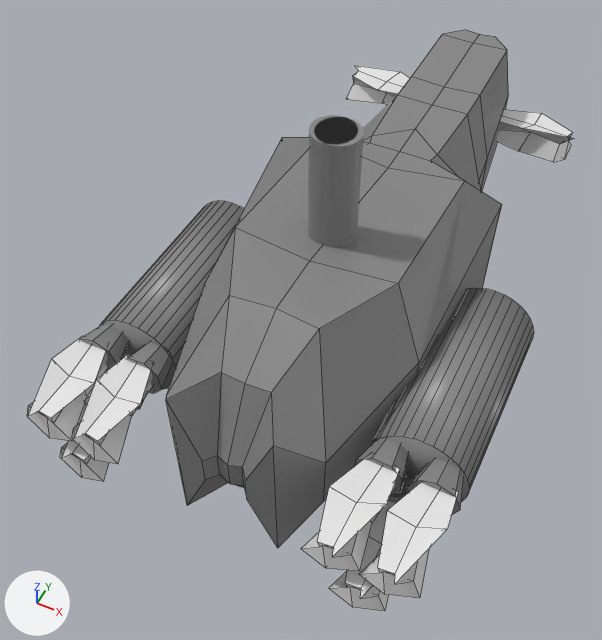
The FBX model Assets/Model/QuickShip.fbx as it was, and as the next commit left it.
Rendered twice from a camera (50 mm lens) standing at (1.59, -3.62, 4.39) and looking at (-0.21, -0.02, -0.12). The axes (+X, +Y, +Z) are drawn at lower left. The lights are the same throughout. Mesh edges are drawn as thin lines on the coarser meshes.

The scene before the commit, as lines of its bpy script (objects in view):
```python
me_cube_002 = bpy.data.meshes.new('Cube.002')
me_cube_002.from_pydata(...)  # 26 vertices, 24 faces; spans x -1.073..-0.38, y 2.547..2.926, z -0.096..0.19
me_cube_004 = bpy.data.meshes.new('Cube.004')
me_cube_004.from_pydata(...)  # 144 vertices, 80 faces; spans x -0.17..0.17, y -0.18..0.15, z -0.2..1.58
me_cube_004.materials.append(mat_material)  # grey #888888
me_cube_011 = bpy.data.meshes.new('Cube.011')
me_cube_011.from_pydata(...)  # 356 vertices, 258 faces; spans x -1.34..1.34, y -1.47..3.15, z -0.85..0.84
# faces by material slot: [226, 14, 4, 14]
me_cube_011.materials.append(mat_material)  # grey #888888
me_cube_011.materials.append(mat_material_001)  # orange #e7a55e
me_cube_011.materials.append(mat_material_002)  # cyan #75dee7
me_cube_011.materials.append(mat_dark_material)  # dark blue #181942
ob_cannon = bpy.data.objects.new('Cannon', me_cube_004)
ob_cannon.location = (0.0, 0.0, 0.0)
ob_frontright = bpy.data.objects.new('FrontRight', me_cube_002)
ob_frontright.location = (0.0, 0.0, 0.0)
ob_shipbody_001 = bpy.data.objects.new('ShipBody.001', me_cube_011)
ob_shipbody_001.location = (0.0, 0.0, 0.0)
# also in view: 'Back3' at (0.0, -1.38, 0.12); 'Back1' at (0.0, -1.39, -0.21); 'Back2' at (0.0, -1.39, 0.13); 'FrontLeft' at (0.69, 2.67, 0.05)
```
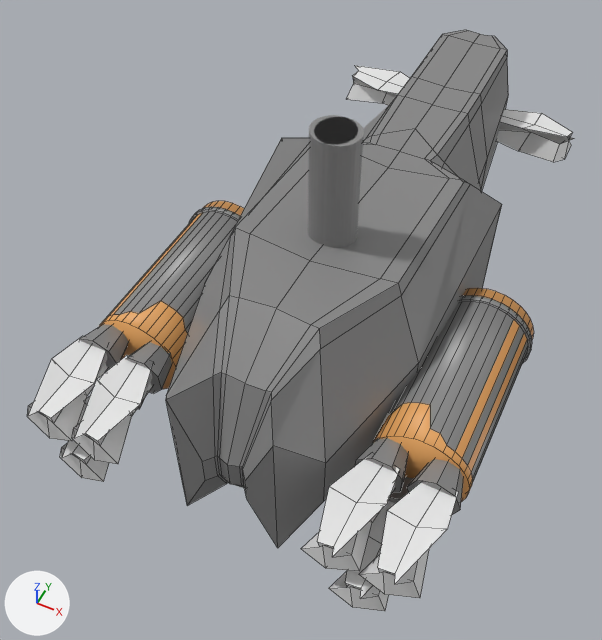
Where the change shows, as pixel boxes (x1, y1, x2, y2) in the pictures (602 x 640 px):
part 1 of me_cube_011, added
    after: (101, 30, 534, 506)
part 2 of me_cube_011, recoloured (grey to orange)
    both: (100, 320, 469, 502)

The change, as a diff of the scene's bpy script:
```diff
--- a/Assets/Model/QuickShip.fbx.py
+++ b/Assets/Model/QuickShip.fbx.py
@@ me_cube_011 @@
 # used by ob_shipbody_001; location = (0.0, 0.0, 0.0)
-me_cube_011.from_pydata(...)  # 356 vertices, 258 faces; spans x -1.34..1.34, y -1.47..3.15, z -0.85..0.84
+me_cube_011.from_pydata(...)  # 804 vertices, 701 faces; spans x -1.36..1.36, y -1.47..3.15, z -0.85..0.84
+# me_cube_011 part 1: 448 vertices added at x -1.36..1.36, y -1.41..3.14, z -0.85..0.84
+# me_cube_011 part 2: 8 faces spanning x -1.34..1.34, y -0.9..-0.88, z -0.33..0.32 switch from mat_material (grey #888888) to mat_material_001 (orange #e7a55e)
 me_cube_011.materials.append(mat_material_002)
```
